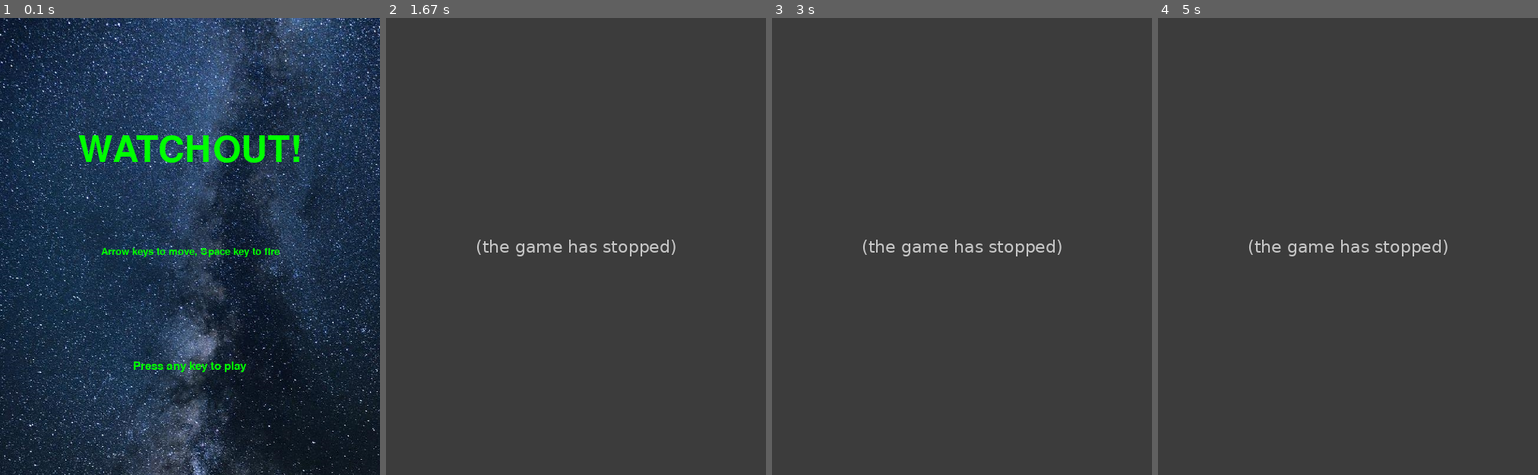
Above: before the commit, frames 1-4 (left to right).
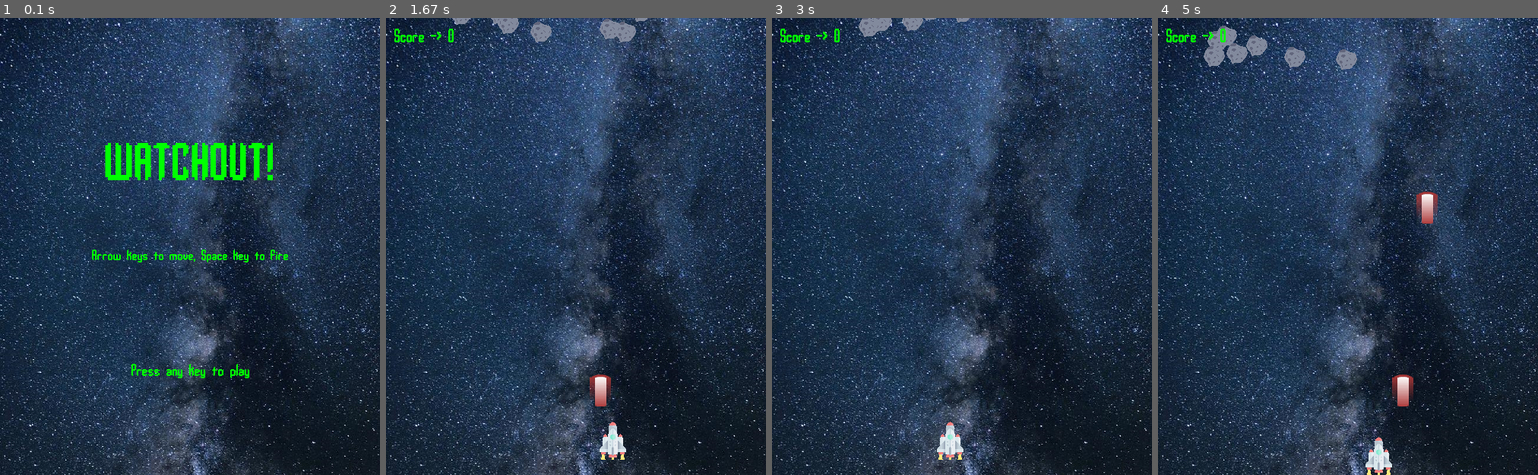
Above: after the commit, the same moments.

Repository: Hans299/Tubes_PBO
Game: pygame game, started from game1.py
The game is run twice, just before and just after one commit, with the same random seed, the same clock (stepped at 60 frames per second) and the same inputs.
Inputs:
- Up to frame 1 (0.1 s): no input
- Up to frame 2 (1.67 s): hold Right 0.33-0.8 s; tap Space at 0.83, 1.3, 1.63 s; hold Up 1.23-1.53 s; tap 2 at 1.38 s; hold Right from 1.57 s (still down)
- Up to frame 3 (3 s): tap Space at 1.93, 2.13, 2.43, 2.7 s; release Right at 2.03 s; hold Left 2.07-2.6 s; tap 1 at 2.22 s; hold Down 2.63-2.93 s; tap 2 at 2.78 s; hold Left from 2.97 s (still down)
- Up to frame 4 (5 s): tap Space at 3.03, 3.33, 3.47, 3.87, 4.17, 4.53, 4.93 s; release Left at 3.37 s; hold Up 3.4-3.77 s; tap 1 at 3.55 s; hold Right 3.8-4.43 s; tap 2 at 3.95 s; hold Down 4.47-4.83 s; hold Left from 4.87 s (still down)

The runs differ from the first frame. In frame 1, 4.1% of the frame differs, in the area x 20-79%, y 25-79%; in frame 2, 95%; in frame 3, 95%, in the area x 0-100%, y 0-100%; in frame 4, 95%.
Error before the commit: AttributeError: 'Player' object has no attribute 'rect' (game1.py line 54); the game stopped at 0.8 s (later frames are placeholders)

Commit message:
indra
tambah dari indra

Diff:
--- a/game1.py
+++ b/game1.py
@@ -31,8 +31,8 @@
 
 
 class Player(pygame.sprite.Sprite):
-    def _init_(self):
-        pygame.sprite.Sprite._init_(self)
+    def __init__(self):
+        pygame.sprite.Sprite.__init__(self)
         self.image=pygame.transform.scale(player_img,(50,50))
         self.rect=self.image.get_rect()
         self.rect.centerx = WIDTH/2
@@ -71,8 +71,8 @@
 
 
 class Rock(pygame.sprite.Sprite):
-    def _init_(self):
-        pygame.sprite.Sprite._init_(self)
+    def __init__(self):
+        pygame.sprite.Sprite.__init__(self)
         self.image=pygame.transform.scale(rock_img,(43,42))
 
         self.rect=self.image.get_rect()
@@ -94,8 +94,8 @@
 
 
 class Bullet(pygame.sprite.Sprite):
-    def _init_(self,x,y):
-        pygame.sprite.Sprite._init_(self)
+    def __init__(self,x,y):
+        pygame.sprite.Sprite.__init__(self)
         self.image=pygame.transform.scale(bullet_img,(28,42))
         self.rect=self.image.get_rect()
         self.rect.centerx=x
Binary file added: jupiterc.ttf
